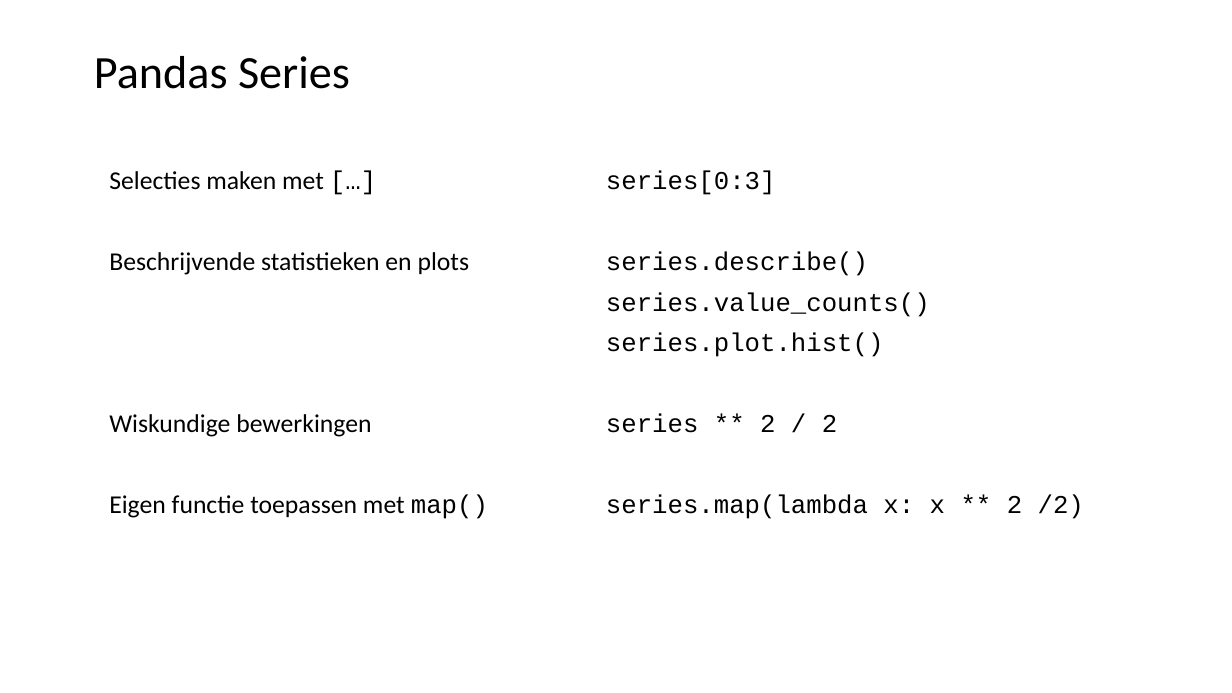
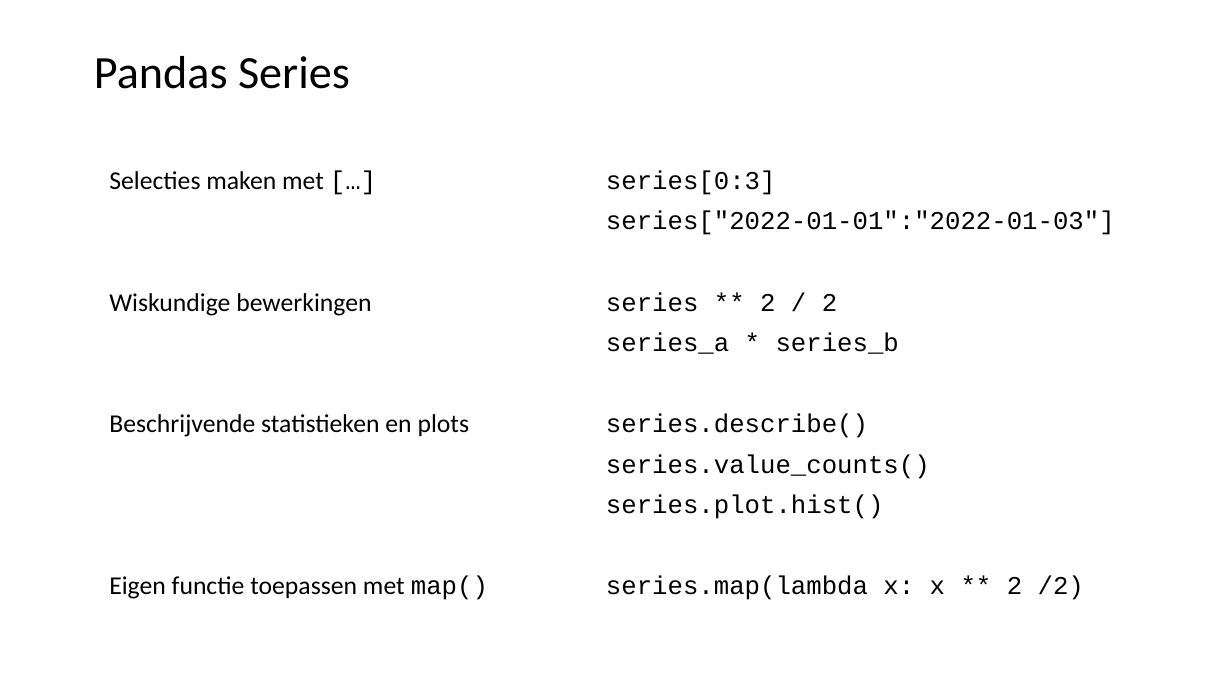
Before and after one commit to LFKoning/knowledge-sharing, a slide deck: slide 7 of python_trainees/3_pandas_plotting/python_traineeship_3.pptx. Drawn at 1232x693 pixels with LibreOffice and Linux fonts; fonts in the diff are those of the drawing. Boxes give left, top, right and bottom in pixels: in the first picture for what was removed or moved away, otherwise in the second. Text is boxed around its words. In the diff, an @@ line names an element or a change of style, - is before the commit and + after.

```diff
--- a/python_trainees/3_pandas_plotting/python_traineeship_3.pptx
+++ b/python_trainees/3_pandas_plotting/python_traineeship_3.pptx
@@ text at bbox=[606, 211, 1115, 354]: paragraphs added @@
+series["2022-01-01":"2022-01-03"]
+series ** 2 / 2
+series_a * series_b
@@ text at bbox=[109, 293, 371, 316]: paragraph added @@
+Wiskundige bewerkingen
@@ text at bbox=[109, 414, 371, 437]: paragraph removed @@
-Wiskundige bewerkingen
@@ text at bbox=[606, 413, 837, 433]: paragraph removed @@
-series ** 2 / 2
```
Also in this commit, not shown: 3 other slides changed.
